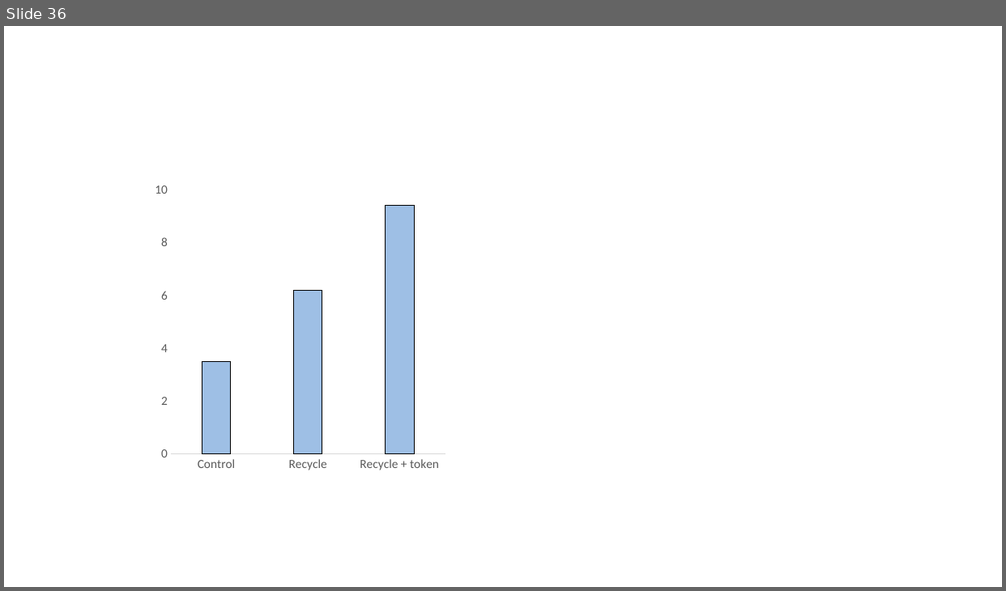
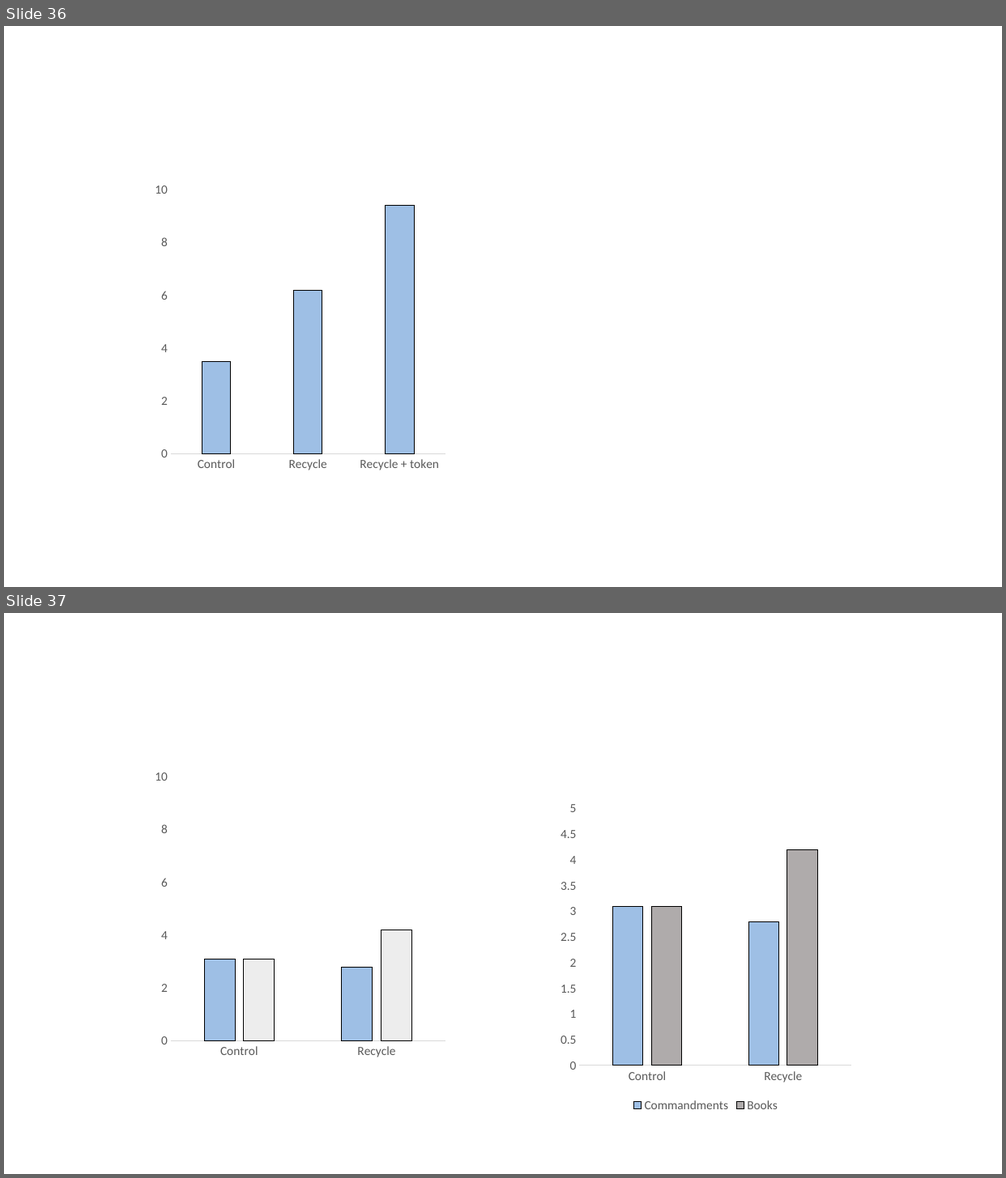
Before and after one commit to sdimakis/moral_psychology, a slide deck: lectures/Presentation1.pptx. Shown one above the other, each under a label of ours: slide 36 before the commit, slides 36 and 37 after it. The pictures are 1006x591 and 1006x1178 pixels, drawn with LibreOffice and Linux fonts; fonts in the diff are those of the drawing. Boxes give left, top, right and bottom in pixels: in the first picture for what was removed or moved away, otherwise in the second. Text is boxed around its words. In the diff, an @@ line names an element or a change of style, - is before the commit and + after.

Commit message:
week 7 slides complete

```diff
--- a/lectures/Presentation1.pptx
+++ b/lectures/Presentation1.pptx
@@ slide 37 added at [4, 613, 1002, 1174], background #FFFFFF @@
@@ column chart added at [148, 744, 451, 1065] @@
+categories: Control, Recycle
+Series 1: 3.1, 2.8
+Series 2: 3.1, 4.2
@@ column chart added at [554, 795, 857, 1116] @@
+categories: Control, Recycle
+Commandments: 3.1, 2.8
+Books: 3.1, 4.2
```
Also in this commit, not shown: 16 other files.
